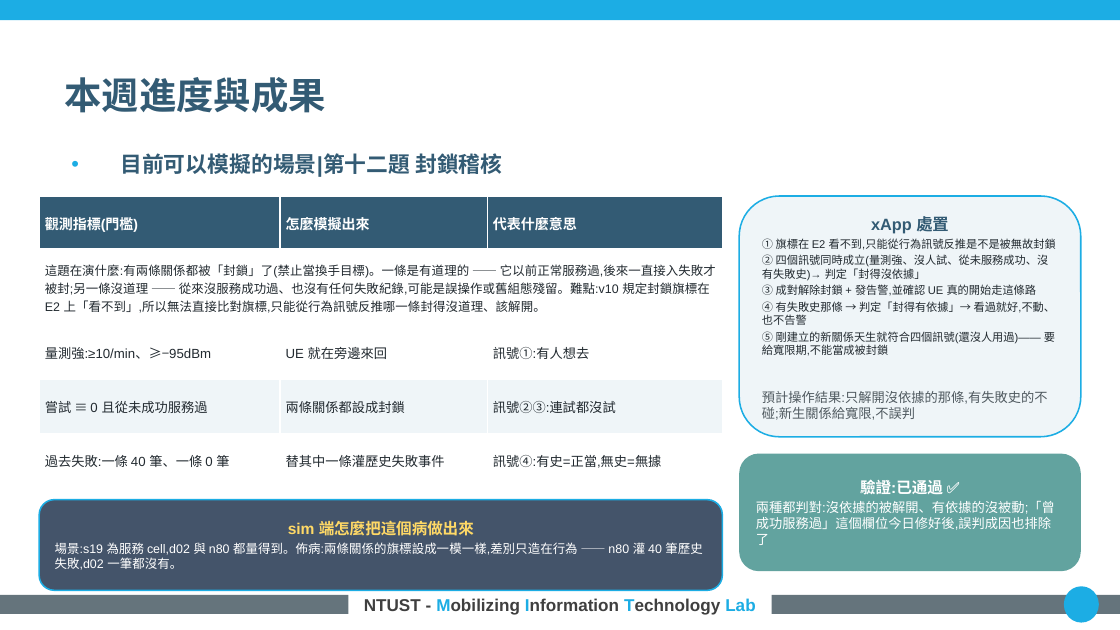
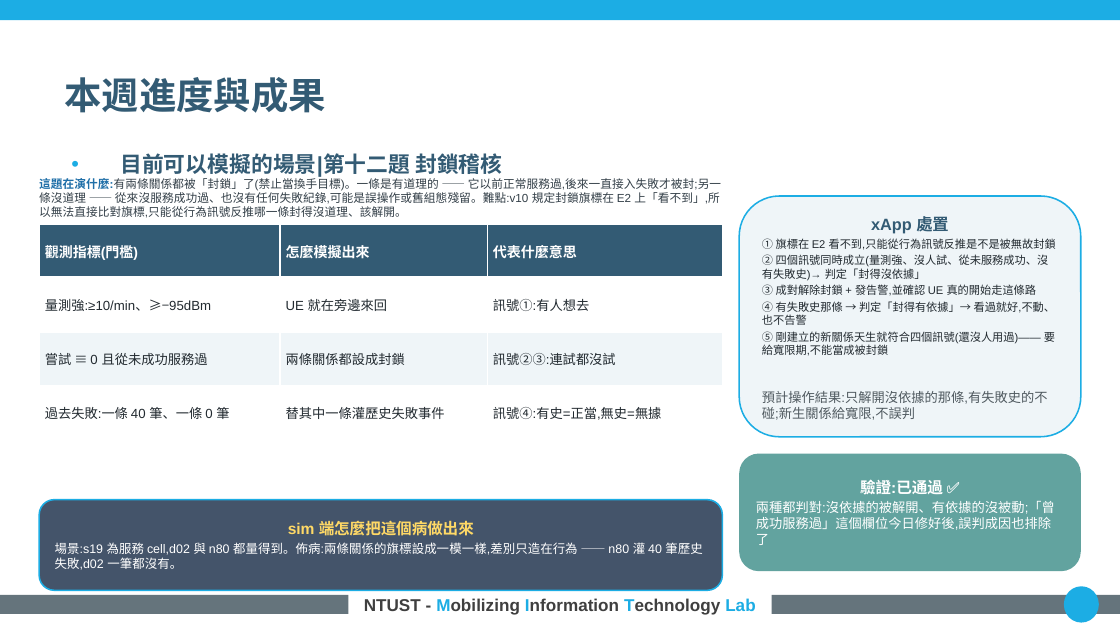
Before and after one commit to kimOuO/RAN-sim-OAI, a slide deck: slide 15 of docs/report/8_27_進度報告_v10十二題.pptx. Drawn at 1120x630 pixels with LibreOffice and Linux fonts; fonts in the diff are those of the drawing; background and template pictures are left out. Boxes give left, top, right and bottom in pixels: in the first picture for what was removed or moved away, otherwise in the second. Text is boxed around its words. In the diff, an @@ line names an element or a change of style, - is before the commit and + after.

```diff
--- a/docs/report/8_27_進度報告_v10十二題.pptx
+++ b/docs/report/8_27_進度報告_v10十二題.pptx
@@ text added at bbox=[39, 176, 721, 218], 7.5 pt, text #333F48 @@
+這題在演什麼:有兩條關係都被「封鎖」了(禁止當換手目標)。一條是有道理的 —— 它以前正常服務過,後來一直接入失敗才被封;另一條沒道理 —— 從來沒服務成功過、也沒有任何失敗紀錄,可能是誤操作或舊組態殘留。難點:v10 規定封鎖旗標在 E2 上「看不到」,所以無法直接比對旗標,只能從行為訊號反推哪一條封得沒道理、該解開。
@@ table at bbox=[39, 224, 722, 515] @@
-row 2: 這題在演什麼:有兩條關係都被「封鎖」了(禁止當換手目標)。一條是有道理的 —— 它以前正常服務過,後來一直接入失敗才被封;另一條沒道理 —— 從來沒服務成功過、也沒有任何失敗紀錄,可能是誤操作或舊組態殘留。難點:v10 規定封鎖旗標在 E2 上「看不到」,所以無法直接比對旗標,只能從行為訊號反推哪一條封得沒道理、該解開。 |  | 
@@ table: place and size @@
-table at bbox=[39, 196, 722, 487]
+table at bbox=[39, 224, 722, 515]
```
Also in this commit, not shown: 11 other slides changed, 4 other files.
